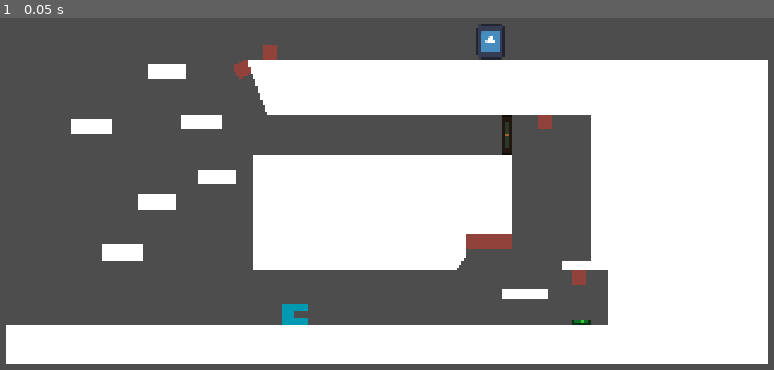
Above: before the commit, frame 1.
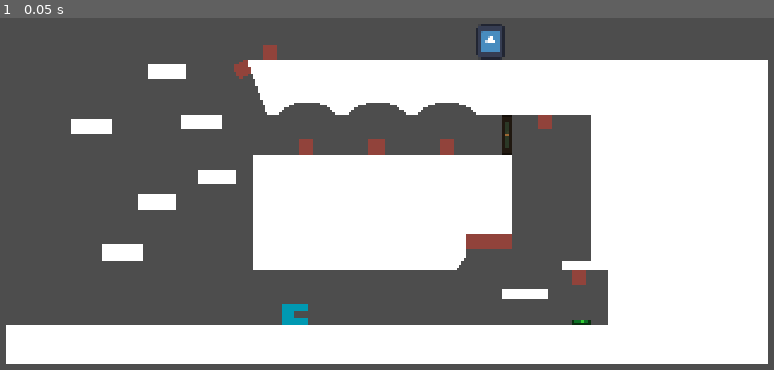
Above: after the commit, the same moment.

Repository: Yuanryan/Rune-Lengend
Game: Godot game, scene res://Scenes/Levels/level_3.tscn
Same seed, same stepped clock (60 frames per second), same inputs: the game is played once before the commit and once after it. This scene is started directly instead of the project's main scene. The engine's default icon, where the game draws it, is replaced by a stand-in: a white triangle on a blue panel in a dark square.
Inputs:
- Up to frame 1 (0.05 s): no input

The runs differ from the first frame. In frame 1, 0.9% of the frame differs, in the area x 36-62%, y 24-39%.

Commit message:
camera zomming

Diff:
--- a/Scenes/Levels/level_1.tscn
+++ b/Scenes/Levels/level_1.tscn
@@ -6,6 +6,7 @@
 [ext_resource type="Resource" uid="uid://dbub6xik5cwhs" path="res://Resources/Levels/level_1.tres" id="2_iixi8"]
 [ext_resource type="PackedScene" uid="uid://ctp1234l38t1a" path="res://Scenes/LevelEdit/Objects/Objectives/checkpoint.tscn" id="5_cyadu"]
 [ext_resource type="PackedScene" uid="uid://dakout3cuxl2s" path="res://Scenes/LevelEdit/Objects/Hazard/damage_area.tscn" id="6_5f3p6"]
+[ext_resource type="Script" uid="uid://bet3pbm21wwfp" path="res://Scripts/Level/Core/zoomable_camera.gd" id="6_rb0md"]
 [ext_resource type="PackedScene" uid="uid://cjnqrwfc3b3qd" path="res://Scenes/LevelEdit/Objects/Hazard/spike.tscn" id="6_xgxfi"]
 [ext_resource type="PackedScene" uid="uid://btpopvnwbia8c" path="res://Scenes/LevelEdit/Objects/Hazard/turret.tscn" id="8_jv26f"]
 
@@ -66,6 +67,8 @@
 limit_enabled = false
 position_smoothing_enabled = true
 position_smoothing_speed = 8.0
+script = ExtResource("6_rb0md")
+zoom_speed = 0.01
 
 [node name="Land5" parent="." instance=ExtResource("2_4dpyx")]
 position = Vector2(2072, 432)
--- a/Scenes/Levels/level_2.tscn
+++ b/Scenes/Levels/level_2.tscn
@@ -1,10 +1,11 @@
-[gd_scene load_steps=7 format=3 uid="uid://crejoacv1bekc"]
+[gd_scene load_steps=8 format=3 uid="uid://crejoacv1bekc"]
 
 [ext_resource type="Script" uid="uid://bfeqcf2b658ki" path="res://Scripts/Level/Objects/level.gd" id="1_oylv5"]
 [ext_resource type="Resource" uid="uid://ctd8etfsbs10v" path="res://Resources/Levels/level_2.tres" id="2_ovj6s"]
 [ext_resource type="PackedScene" uid="uid://cplrsetwf82ks" path="res://Scenes/LevelEdit/Tools/land_edit_tool.tscn" id="2_w2ac1"]
 [ext_resource type="PackedScene" uid="uid://bn81qjmigxgbl" path="res://Scenes/LevelEdit/Objects/Environment/land.tscn" id="3_ovj6s"]
 [ext_resource type="PackedScene" uid="uid://ctp1234l38t1a" path="res://Scenes/LevelEdit/Objects/Objectives/checkpoint.tscn" id="3_w2ac1"]
+[ext_resource type="Script" uid="uid://bet3pbm21wwfp" path="res://Scripts/Level/Core/zoomable_camera.gd" id="5_fphuk"]
 [ext_resource type="PackedScene" uid="uid://cnyimwluijpi3" path="res://Scenes/LevelEdit/Objects/Interactive/timed_door.tscn" id="6_8qsmg"]
 
 [node name="Level2" type="Node2D"]
@@ -34,6 +35,7 @@
 limit_enabled = false
 position_smoothing_enabled = true
 position_smoothing_speed = 8.0
+script = ExtResource("5_fphuk")
 
 [node name="Land" parent="." instance=ExtResource("3_ovj6s")]
 position = Vector2(304, 328)
--- a/Scenes/Levels/level_3.tscn
+++ b/Scenes/Levels/level_3.tscn
@@ -6,6 +6,7 @@
 [ext_resource type="PackedScene" uid="uid://bn81qjmigxgbl" path="res://Scenes/LevelEdit/Objects/Environment/land.tscn" id="3_167vu"]
 [ext_resource type="PackedScene" uid="uid://ctp1234l38t1a" path="res://Scenes/LevelEdit/Objects/Objectives/checkpoint.tscn" id="4_x1k1j"]
 [ext_resource type="PackedScene" uid="uid://cjnqrwfc3b3qd" path="res://Scenes/LevelEdit/Objects/Hazard/spike.tscn" id="5_4ahh4"]
+[ext_resource type="Script" uid="uid://bet3pbm21wwfp" path="res://Scripts/Level/Core/zoomable_camera.gd" id="6_4ahh4"]
 [ext_resource type="PackedScene" uid="uid://btpopvnwbia8c" path="res://Scenes/LevelEdit/Objects/Hazard/turret.tscn" id="6_dl55b"]
 [ext_resource type="PackedScene" uid="uid://cnyimwluijpi3" path="res://Scenes/LevelEdit/Objects/Interactive/timed_door.tscn" id="7_167vu"]
 
@@ -44,11 +45,11 @@
 position = Vector2(264, -16)
 
 [node name="Polygon2D" parent="Land10" index="0"]
-polygon = PackedVector2Array(-448, 256, -416, 344, 384, 344, 384, 256)
+polygon = PackedVector2Array(-448, 256, -416, 344, -400, 344, -392, 336, -382, 330, -370, 326, -360, 324, -352, 323, -344, 324, -334, 326, -322, 330, -312, 336, -304, 344, -288, 344, -280, 336, -270, 330, -258, 326, -248, 324, -240, 323, -232, 324, -222, 326, -210, 330, -200, 336, -192, 344, -176, 344, -168, 336, -158, 330, -146, 326, -136, 324, -128, 323, -120, 324, -110, 326, -98, 330, -88, 336, -80, 344, -40, 344, 384, 344, 384, 256)
 
 [node name="CollisionPolygon2D" type="CollisionPolygon2D" parent="Land10"]
 position = Vector2(0, -256)
-polygon = PackedVector2Array(-448, 256, -416, 344, 384, 344, 384, 256)
+polygon = PackedVector2Array(-448, 256, -416, 344, -400, 344, -392, 336, -382, 330, -370, 326, -360, 324, -352, 323, -344, 324, -334, 326, -322, 330, -312, 336, -304, 344, -288, 344, -280, 336, -270, 330, -258, 326, -248, 324, -240, 323, -232, 324, -222, 326, -210, 330, -200, 336, -192, 344, -176, 344, -168, 336, -158, 330, -146, 326, -136, 324, -128, 323, -120, 324, -110, 326, -98, 330, -88, 336, -80, 344, -40, 344, 384, 344, 384, 256)
 
 [node name="Land3" parent="." instance=ExtResource("3_167vu")]
 position = Vector2(296, 264)
@@ -72,6 +73,7 @@
 limit_enabled = false
 position_smoothing_enabled = true
 position_smoothing_speed = 8.0
+script = ExtResource("6_4ahh4")
 
 [node name="Spike" parent="." instance=ExtResource("5_4ahh4")]
 position = Vector2(192, 288)
@@ -188,6 +190,15 @@
 [node name="CollisionPolygon2D" type="CollisionPolygon2D" parent="Land8"]
 position = Vector2(-162.43158, -229.64615)
 polygon = PackedVector2Array(200, 296, 200, 320, 264, 320, 264, 296)
+
+[node name="Spike10" parent="." instance=ExtResource("5_4ahh4")]
+position = Vector2(123, 112)
+
+[node name="Spike6" parent="." instance=ExtResource("5_4ahh4")]
+position = Vector2(11, 112)
+
+[node name="Spike7" parent="." instance=ExtResource("5_4ahh4")]
+position = Vector2(-101, 112)
 
 [editable path="Land"]
 [editable path="Land2"]
--- /dev/null
+++ b/Scripts/Level/Core/zoomable_camera.gd
@@ -0,0 +1,47 @@
+# ZoomableCamera.gd
+# 可縮放的相機腳本
+extends Camera2D
+class_name ZoomableCamera
+
+@export var zoom_speed: float = 0.1
+@export var max_zoom: float = 3.0
+
+var original_zoom: float = 1.0
+
+func _ready() -> void:
+    original_zoom = zoom.x
+
+func _input(event: InputEvent) -> void:
+    # 處理滑鼠滾輪縮放
+    if event is InputEventMouseButton:
+        if event.button_index == MOUSE_BUTTON_WHEEL_UP:
+            zoom_in_at_mouse(event)
+        elif event.button_index == MOUSE_BUTTON_WHEEL_DOWN:
+            zoom_out_at_mouse(event)
+
+func zoom_in_at_mouse(event: InputEventMouseButton) -> void:
+    """在滑鼠位置放大"""
+    var new_zoom = min(zoom.x + zoom_speed, max_zoom)
+    if new_zoom != zoom.x:
+        set_zoom_at_mouse(Vector2(new_zoom - zoom.x, new_zoom - zoom.x), event)
+
+func zoom_out_at_mouse(event: InputEventMouseButton) -> void:
+    """在滑鼠位置縮小"""
+    var new_zoom = max(zoom.x - zoom_speed, original_zoom)
+    if new_zoom != zoom.x:
+        set_zoom_at_mouse(Vector2(new_zoom - zoom.x, new_zoom - zoom.x), event)
+
+func set_zoom_at_mouse(delta: Vector2, event: InputEventMouseButton) -> void:
+    """在滑鼠位置設置縮放"""
+    # 完全關閉所有平滑
+    position_smoothing_enabled = false
+    enabled = false
+
+    var screen_size = get_viewport().get_visible_rect().size
+    var mouse_world_pos = ((event.position - Vector2(screen_size.x/2, screen_size.y/2)) / zoom) + position
+    zoom += delta
+    var new_mouse_world_pos = ((event.position - Vector2(screen_size.x/2, screen_size.y/2)) / zoom) + position
+    position += mouse_world_pos - new_mouse_world_pos
+
+    # 重新啟用相機
+    enabled = true
--- a/Scripts/Level/Objects/level.gd
+++ b/Scripts/Level/Objects/level.gd
@@ -6,7 +6,7 @@
 
 @export var level_resource: LevelResource = null
 @onready var starting_point: Marker2D = $StartingPoint
-@onready var camera: Camera2D = $Camera2D
+@onready var camera: ZoomableCamera = $Camera2D
 
 # 檢查點陣列
 var checkpoints: Array[Checkpoint] = []
Not shown: 1 places in Scenes/Levels/level_1.tscn that only renumber resources
Not shown: 1 places in Scenes/Levels/level_3.tscn that only renumber resources
Not shown, added: Scripts/Level/Core/zoomable_camera.gd.uid
